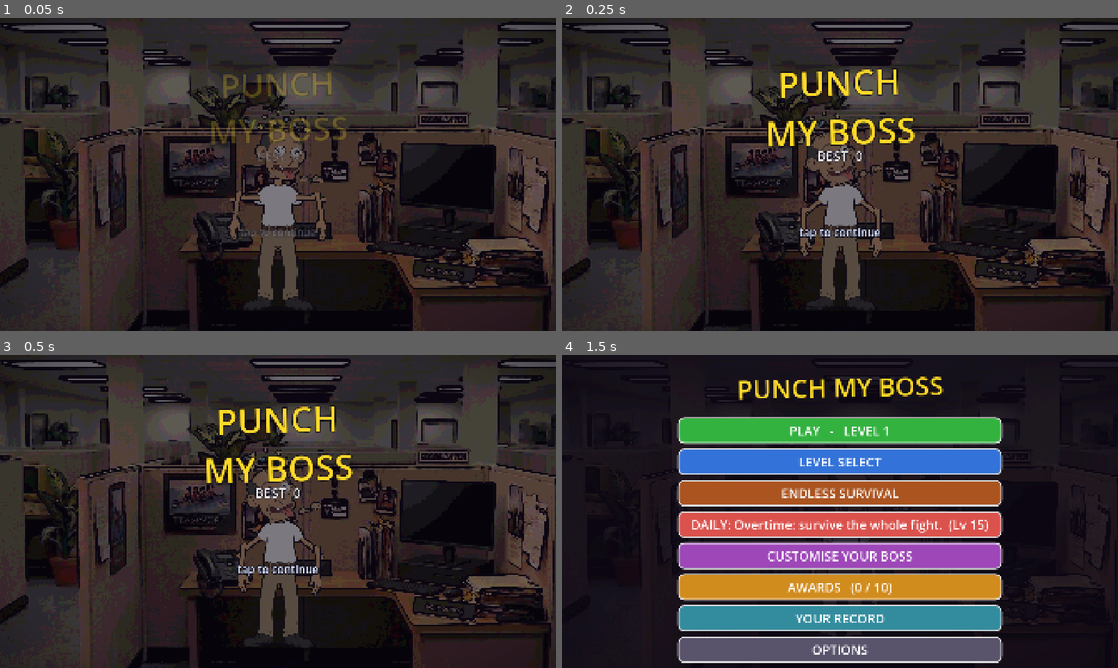
Above: before the commit, frames 1-4 (two rows, left to right).
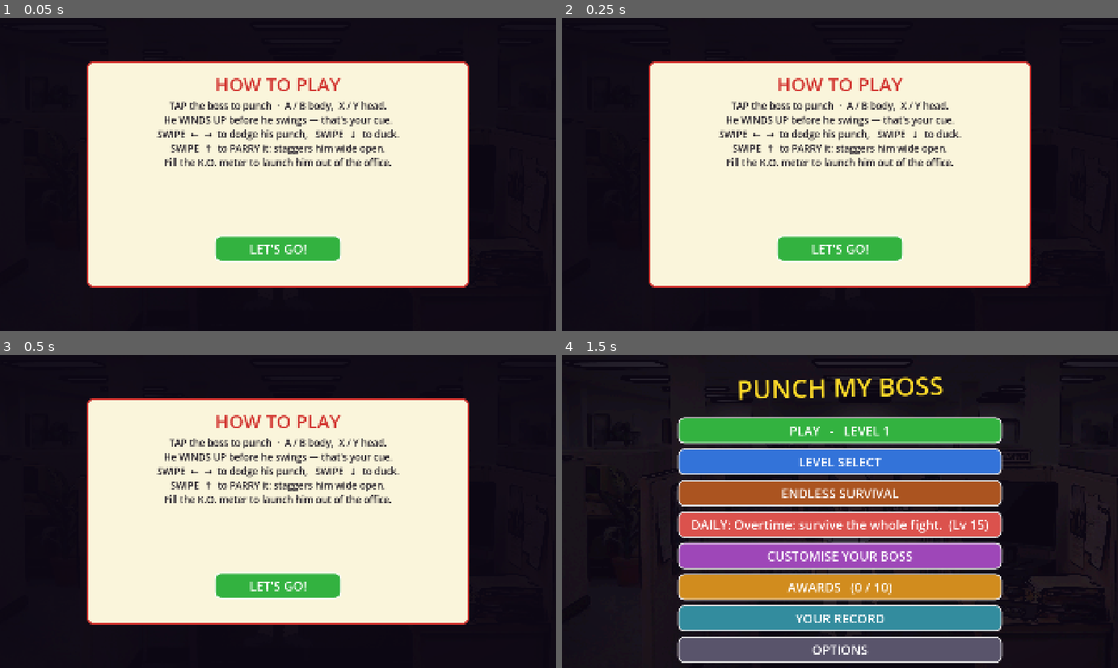
Above: after the commit, the same moments.

Repository: StaraxcreamTM/punch-my-boss-jun-14-2026
Game: Godot game, scene res://scenes/main.tscn
Two runs of this game, one before a commit and one after it. Both use one fixed random seed, a clock stepped at 60 frames per second and the inputs below.
Inputs (mouse positions are in pixels of both pictures, inside the frame that each line leads up to):
- Up to frame 1 (0.05 s): no input
- Up to frame 2 (0.25 s): no input
- Up to frame 3 (0.5 s): no input
- Up to frame 4 (1.5 s): click (840, 586) at 0.5 s, where only the run after the commit has a clickable "LET'S GO!"; tap Enter at 1.25 s; move the mouse to (962, 495) at 1.27 s; hold Right from 1.28 s (still down); tap B at 1.35 s; click (962, 495) at 1.42 s

The runs differ from the first frame. In frame 1, 81% of the frame differs, in the area x 0-100%, y 0-100%; in frame 2, 81%; in frame 3, 81%; in frame 4, nothing differs.

Commit message:
v0.71: "How to Play" onboarding card
First-launch tutorial teaching tap-to-punch, the wind-up tell, swipe-to-dodge/
duck, swipe-up-to-parry, and the K.O. meter. Shows once (persisted
settings/seen_howto, skipped in the screenshot demo) and is re-viewable from
Options. Overlay runs PROCESS_MODE_ALWAYS. Card layout filmstrip-verified.

Co-Authored-By: Claude Opus 4.8 (1M context) <noreply@anthropic.com>

Diff:
--- a/game/scripts/main.gd
+++ b/game/scripts/main.gd
@@ -178,6 +178,7 @@
 # on a phone the buzz is half of what sells a punch. No-op on desktop, so it
 # costs nothing to leave on.
 var haptics_on: bool = true
+var seen_howto: bool = false       # first-launch tutorial card shown once
 
 func _buzz(ms: int) -> void:
 	if not haptics_on:
@@ -626,6 +627,10 @@
 	_build_screens()
 	_build_menu_ui()
 	_show_title()
+	# First-ever launch: teach the controls before anything else. Skipped in the
+	# screenshot demo and once the player has seen it.
+	if not seen_howto and not _shot_mode:
+		_show_howto(true)
 
 	var taunt_timer := Timer.new()
 	taunt_timer.wait_time = 3.8
@@ -2339,6 +2344,89 @@
 	quit.pressed.connect(_quit_to_menu)
 	vb.add_child(quit)
 
+var _howto_overlay: Control
+
+const HOWTO_BODY := "TAP the boss to punch  ·  A / B body,  X / Y head.
+He WINDS UP before he swings — that's your cue.
+SWIPE  ←  →  to dodge his punch,   SWIPE  ↓  to duck.
+SWIPE  ↑  to PARRY it: staggers him wide open.
+Fill the K.O. meter to launch him out of the office."
+
+func _ensure_howto_ui() -> void:
+	if _howto_overlay != null:
+		return
+	_howto_overlay = Control.new()
+	_howto_overlay.set_anchors_preset(Control.PRESET_FULL_RECT)
+	_howto_overlay.z_index = 125
+	_howto_overlay.process_mode = Node.PROCESS_MODE_ALWAYS
+	_howto_overlay.visible = false
+	add_child(_howto_overlay)
+	var dim := ColorRect.new()
+	dim.color = Color(0.05, 0.03, 0.08, 0.9)
+	dim.set_anchors_preset(Control.PRESET_FULL_RECT)
+	_howto_overlay.add_child(dim)
+	var card := Panel.new()
+	card.anchor_left = 0.5
+	card.anchor_right = 0.5
+	card.anchor_top = 0.5
+	card.anchor_bottom = 0.5
+	card.offset_left = -660.0
+	card.offset_right = 660.0
+	card.offset_top = -390.0
+	card.offset_bottom = 390.0
+	var sb := StyleBoxFlat.new()
+	sb.bg_color = Color(0.98, 0.96, 0.86)
+	sb.set_corner_radius_all(20)
+	sb.set_border_width_all(6)
+	sb.border_color = Color(0.82, 0.2, 0.18)
+	card.add_theme_stylebox_override("panel", sb)
+	_howto_overlay.add_child(card)
+	var title := Label.new()
+	title.text = "HOW TO PLAY"
+	title.add_theme_font_size_override("font_size", 64)
+	title.add_theme_color_override("font_color", Color(0.82, 0.2, 0.18))
+	title.horizontal_alignment = HORIZONTAL_ALIGNMENT_CENTER
+	title.anchor_right = 1.0
+	title.offset_top = 34.0
+	title.offset_bottom = 120.0
+	card.add_child(title)
+	var body := Label.new()
+	body.text = HOWTO_BODY
+	body.add_theme_font_size_override("font_size", 33)
+	body.add_theme_color_override("font_color", Color(0.12, 0.10, 0.14))
+	body.horizontal_alignment = HORIZONTAL_ALIGNMENT_CENTER
+	body.vertical_alignment = VERTICAL_ALIGNMENT_TOP
+	body.anchor_right = 1.0
+	body.offset_left = 40.0
+	body.offset_right = -40.0
+	body.offset_top = 130.0
+	body.offset_bottom = 470.0
+	card.add_child(body)
+	var go := _menu_button("LET'S GO!", Color(0.20, 0.70, 0.25))
+	go.anchor_left = 0.5
+	go.anchor_right = 0.5
+	go.offset_left = -220.0
+	go.offset_right = 220.0
+	go.offset_top = 600.0
+	go.offset_bottom = 600.0 + MENU_ROW_H
+	go.pressed.connect(_dismiss_howto)
+	card.add_child(go)
+
+func _show_howto(first_time: bool) -> void:
+	_ensure_howto_ui()
+	_howto_overlay.visible = true
+	_howto_first = first_time
+
+var _howto_first: bool = false
+
+func _dismiss_howto() -> void:
+	if _howto_overlay != null:
+		_howto_overlay.visible = false
+	if _howto_first:
+		seen_howto = true
+		_save_prefs()
+		_howto_first = false
+
 func _on_pause() -> void:
 	if phase != Phase.FIGHT:
 		return
@@ -2399,6 +2487,7 @@
 	for id in cfg.get_value("awards", "earned", []):
 		awards_earned[String(id)] = true
 	haptics_on = bool(cfg.get_value("settings", "haptics", true))
+	seen_howto = bool(cfg.get_value("settings", "seen_howto", false))
 	music_on = bool(cfg.get_value("settings", "music", true))
 	difficulty = int(cfg.get_value("settings", "difficulty", Difficulty.BRAWLER))
 	look_skin = int(cfg.get_value("look", "skin", 0))
@@ -2427,6 +2516,7 @@
 	cfg.set_value("stats", "crits", _crit_total)
 	cfg.set_value("awards", "earned", awards_earned.keys())
 	cfg.set_value("settings", "haptics", haptics_on)
+	cfg.set_value("settings", "seen_howto", seen_howto)
 	cfg.set_value("settings", "music", music_on)
 	cfg.set_value("settings", "difficulty", difficulty)
 	cfg.set_value("look", "skin", _own_skin)
@@ -4201,6 +4291,10 @@
 	dif.pressed.connect(_on_cycle_difficulty)
 	_menu_rows.add_child(dif)
 
+	var howto := _menu_button("HOW TO PLAY", Color(0.20, 0.55, 0.62))
+	howto.pressed.connect(func() -> void: _show_howto(false))
+	_menu_rows.add_child(howto)
+
 	var hint := Label.new()
 	hint.text = "Punching Bag - he never fights back.\nDefensive - he guards, but won't swing.\nBrawler - he hits back, so dodge."
 	hint.add_theme_font_size_override("font_size", 30)
Not shown, changed: CHANGELOG-OVERNIGHT.md
